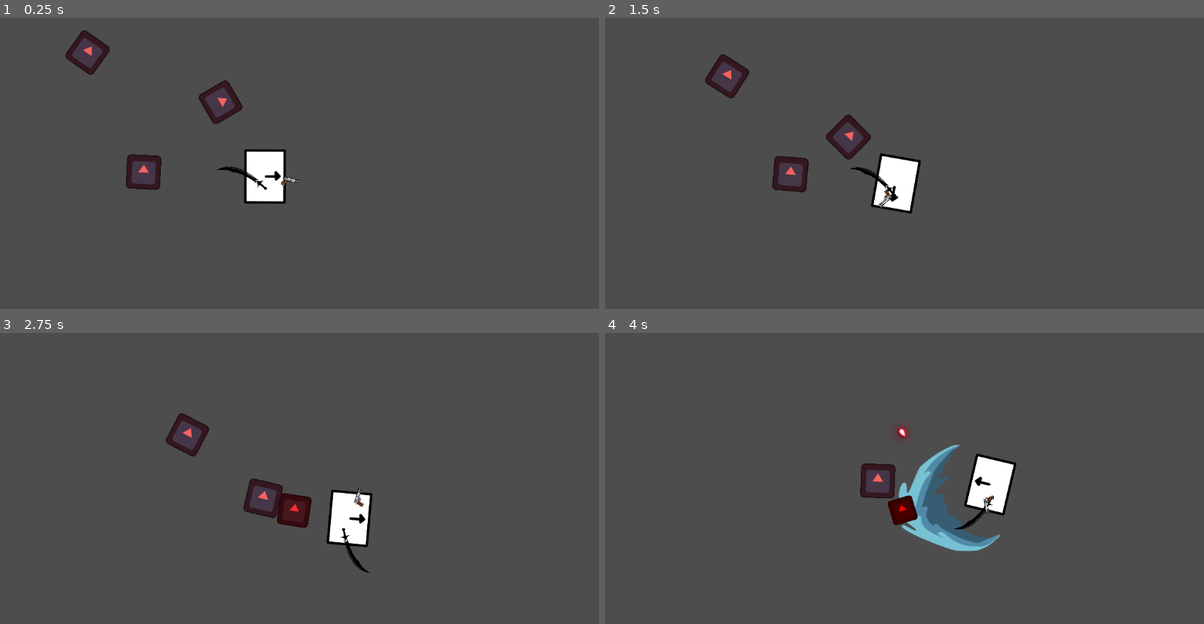
Above: before the commit, frames 1-4 (two rows, left to right).
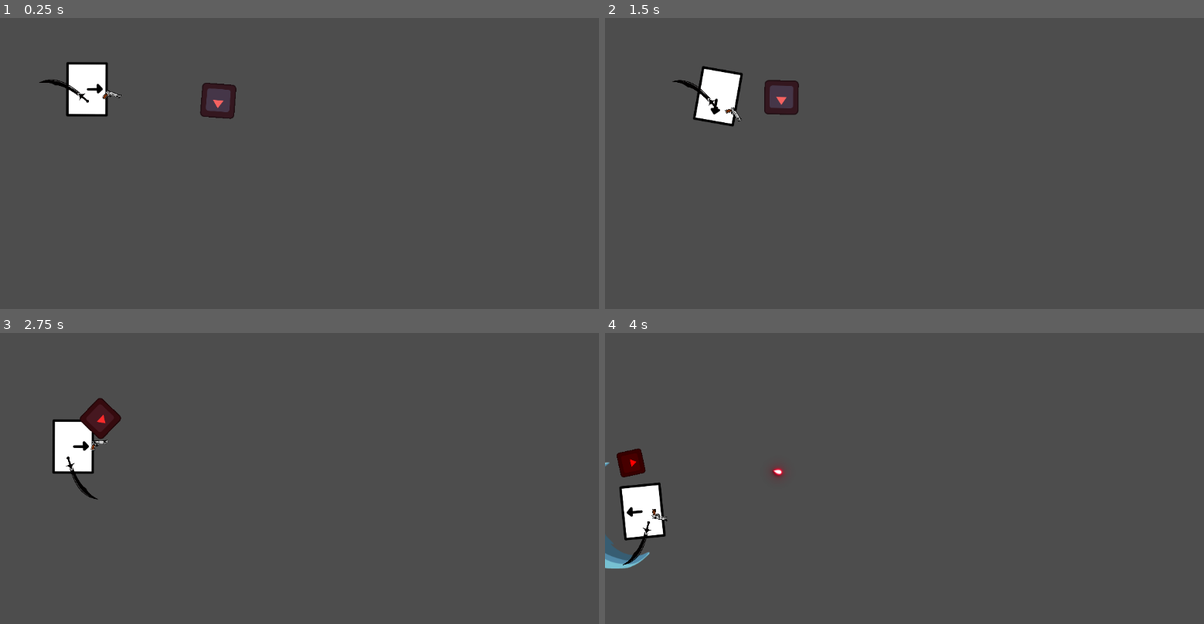
Above: after the commit, the same moments.

Repository: shafayatb/basic-2d-top-down-example
Game: Godot game, scene res://playground.tscn
Two runs of this game, one before a commit and one after it. Both use one fixed random seed, a clock stepped at 60 frames per second and the inputs below. The project has no main scene, so this scene is started directly. The engine's default icon, where the game draws it, is replaced by a stand-in: a white triangle on a blue panel in a dark square.
Inputs (mouse positions are in pixels of both pictures, inside the frame that each line leads up to):
- Up to frame 1 (0.25 s): no input
- Up to frame 2 (1.5 s): move the mouse to (1048, 175) at 0.52 s; hold D (Right) 0.53-1.28 s; click (1048, 175) at 0.6 s; move the mouse to (790, 210) at 1.27 s; hold Down (Down) from 1.28 s (still down); click (790, 210) at 1.35 s
- Up to frame 3 (2.75 s): move the mouse to (371, 429) at 2.02 s; release Down (Down) at 2.03 s; hold D (Right) from 2.03 s (still down); tap Ctrl (Dash) at 2.1 s; click (371, 429) at 2.3 s
- Up to frame 4 (4 s): move the mouse to (880, 574) at 2.77 s; release D (Right) at 2.78 s; hold W (Up) 2.78-3.53 s; tap X (Shoot) at 2.85 s; click (880, 574) at 3.05 s; move the mouse to (1096, 557) at 3.52 s; hold A (Left) from 3.53 s (still down); hold Q (SwitchTargets) from 3.53 s (still down); click (1096, 557) at 3.8 s

The runs differ from the first frame. In frame 1, 3.9% of the frame differs, in the area x 6-51%, y 4-64%; in frame 2, 4.1%; in frame 3, 4.6%; in frame 4, 6.5%, in the area x 0-69%, y 32-81%.

Commit message:
11. Start or combo attack

Diff:
--- a/attacks/sword_slash.tscn
+++ b/attacks/sword_slash.tscn
@@ -153,6 +153,7 @@
 libraries = {
 &"": SubResource("AnimationLibrary_uy0on")
 }
+speed_scale = 2.0
 
 [node name="Area2D" type="Area2D" parent="."]
 
--- a/playground.tscn
+++ b/playground.tscn
@@ -6,13 +6,7 @@
 [node name="Playground" type="Node2D"]
 
 [node name="Player" parent="." instance=ExtResource("1_rupst")]
-position = Vector2(494, 299)
+position = Vector2(161.99997, 135.99995)
 
 [node name="Enemy" parent="." instance=ExtResource("2_wt17y")]
 position = Vector2(410, 155)
-
-[node name="Enemy2" parent="." instance=ExtResource("2_wt17y")]
-position = Vector2(161, 63)
-
-[node name="Enemy3" parent="." instance=ExtResource("2_wt17y")]
-position = Vector2(265, 288)
--- a/weapons/states/sword_attack.gd
+++ b/weapons/states/sword_attack.gd
@@ -28,5 +28,4 @@
 		weapon.animation_tree.set("parameters/TimeScale/scale", slash_anim_length / sword_return_time)
 		weapon.playback.travel("SwordReturn")
 	elif anim_name == "sword_return":
-		print("changing to sword idle")
 		state_machine.change_state(StateTypes.State.SWORD_IDLE)
--- a/weapons/states/sword_idle.gd
+++ b/weapons/states/sword_idle.gd
@@ -13,5 +13,4 @@
 
 func handle_input(event: InputEvent):
 	if Input.is_action_just_pressed("Attack"):
-		print("attacking")
 		state_machine.change_state(StateTypes.State.SWORD_ATTACK)
--- a/weapons/states/weapon_animation_state_machine.tres
+++ b/weapons/states/weapon_animation_state_machine.tres
@@ -1,10 +1,13 @@
-[gd_resource type="AnimationNodeStateMachine" load_steps=8 format=3 uid="uid://b2jdi3wqteunp"]
+[gd_resource type="AnimationNodeStateMachine" load_steps=11 format=3 uid="uid://b2jdi3wqteunp"]
 
 [sub_resource type="AnimationNodeAnimation" id="AnimationNodeAnimation_oivwf"]
 animation = &"RESET"
 
 [sub_resource type="AnimationNodeAnimation" id="AnimationNodeAnimation_nisn2"]
 animation = &"slash"
+
+[sub_resource type="AnimationNodeAnimation" id="AnimationNodeAnimation_cync1"]
+animation = &"slash_1"
 
 [sub_resource type="AnimationNodeAnimation" id="AnimationNodeAnimation_5ogyc"]
 animation = &"sword_return"
@@ -18,11 +21,18 @@
 
 [sub_resource type="AnimationNodeStateMachineTransition" id="AnimationNodeStateMachineTransition_ieqn5"]
 
+[sub_resource type="AnimationNodeStateMachineTransition" id="AnimationNodeStateMachineTransition_a5vv2"]
+
+[sub_resource type="AnimationNodeStateMachineTransition" id="AnimationNodeStateMachineTransition_whib4"]
+
 [resource]
 states/Idle/node = SubResource("AnimationNodeAnimation_oivwf")
 states/Idle/position = Vector2(351, 59)
 states/Slash/node = SubResource("AnimationNodeAnimation_nisn2")
 states/Slash/position = Vector2(449, 181)
+states/Slash1/node = SubResource("AnimationNodeAnimation_cync1")
+states/Slash1/position = Vector2(636, 181)
 states/SwordReturn/node = SubResource("AnimationNodeAnimation_5ogyc")
 states/SwordReturn/position = Vector2(624, 72)
-transitions = ["Start", "Idle", SubResource("AnimationNodeSt …(226 unchanged characters)… mationNodeStateMachineTransition_ieqn5")]
+transitions = ["Start", "Idle", SubResource("AnimationNodeSt …(226 unchanged characters)… mationNodeStateMachineTransition_ieqn5"), "Slash", "Slash1", SubResource("AnimationNodeStateMachineTransition_a5vv2"), "Slash1", "SwordReturn", SubResource("AnimationNodeStateMachineTransition_whib4")]
+graph_offset = Vector2(0, 36.337074)
--- a/weapons/sword.gd
+++ b/weapons/sword.gd
@@ -15,19 +15,34 @@
 	player = get_tree().get_first_node_in_group("Player")
 	animation_tree.active = true
 
-func spawn_slash():
+func spawn_slash(anim_name: String):
 	var sword_slash = sword_slash_preload.instantiate()
 	var facing_dir: Vector2
+
 	if player.targeting_system.is_locked_on:
-		facing_dir = player.targeting_system.get_direction_to_enemy()
+		var dir_to_target = player.targeting_system.get_direction_to_enemy()
+		facing_dir = Vector2(sign(dir_to_target.x), 0)
 	else:
 		facing_dir = player.input_direction
 		if facing_dir == Vector2.ZERO:
 			facing_dir = Vector2(player.last_facing_x, 0)
+		else:
+			facing_dir = Vector2(sign(facing_dir.x) if facing_dir.x != 0 else player.last_facing_x, 0)
+
+	if facing_dir.x == 0:
+		facing_dir.x = player.last_facing_x
 
 	sword_slash.direction = facing_dir + player.global_position
-	if facing_dir.x == -1:
-		sword_slash.scale = Vector2(1.0,-1.0)
+
+	if anim_name == "Slash":
+		sword_slash.scale = Vector2(1.0, 1.0)
+		if facing_dir.x == -1:
+			sword_slash.scale = Vector2(1.0, -1.0)
+	elif anim_name == "Slash_1":
+		sword_slash.scale = Vector2(1.0, -1.0)
+		if facing_dir.x == -1:
+			sword_slash.scale = Vector2(1.0, 1.0)
+
 	sword_slash.global_position = player.global_position
 	sword_slash.get_node("AnimationPlayer").speed_scale = \
 		sword_slash.get_node("AnimationPlayer").get_animation("show_slash").length / sword_attack.slash_time
--- a/weapons/sword.tscn
+++ b/weapons/sword.tscn
@@ -72,7 +72,7 @@
 "times": PackedFloat32Array(0.05),
 "transitions": PackedFloat32Array(1),
 "values": [{
-"args": [],
+"args": ["Slash"],
 "method": &"spawn_slash"
 }]
 }
@@ -106,17 +106,61 @@
 "values": [Vector2(-0.28, 0.295), Vector2(-0.3, 0.3)]
 }
 
+[sub_resource type="Animation" id="Animation_61ffb"]
+resource_name = "slash_1"
+length = 0.3
+step = 0.05
+tracks/0/type = "value"
+tracks/0/imported = false
+tracks/0/enabled = true
+tracks/0/path = NodePath("Schimter:rotation")
+tracks/0/interp = 1
+tracks/0/loop_wrap = true
+tracks/0/keys = {
+"times": PackedFloat32Array(0, 0.25),
+"transitions": PackedFloat32Array(0.5, -2),
+"update": 0,
+"values": [-1.2601277, -3.6651917]
+}
+tracks/1/type = "value"
+tracks/1/imported = false
+tracks/1/enabled = true
+tracks/1/path = NodePath("Schimter:scale")
+tracks/1/interp = 1
+tracks/1/loop_wrap = true
+tracks/1/keys = {
+"times": PackedFloat32Array(0, 0.3),
+"transitions": PackedFloat32Array(0.5, 0.5),
+"update": 0,
+"values": [Vector2(0.3, 0.3), Vector2(0.28000003, 0.295)]
+}
+tracks/2/type = "method"
+tracks/2/imported = false
+tracks/2/enabled = true
+tracks/2/path = NodePath(".")
+tracks/2/interp = 1
+tracks/2/loop_wrap = true
+tracks/2/keys = {
+"times": PackedFloat32Array(0.05),
+"transitions": PackedFloat32Array(1),
+"values": [{
+"args": ["Slash_1"],
+"method": &"spawn_slash"
+}]
+}
+
 [sub_resource type="AnimationLibrary" id="AnimationLibrary_5ogyc"]
 _data = {
 &"RESET": SubResource("Animation_oivwf"),
 &"slash": SubResource("Animation_iuva7"),
+&"slash_1": SubResource("Animation_61ffb"),
 &"sword_return": SubResource("Animation_nisn2")
 }
 
 [sub_resource type="AnimationNodeTimeScale" id="AnimationNodeTimeScale_61ffb"]
 
 [sub_resource type="AnimationNodeBlendTree" id="AnimationNodeBlendTree_8ssqk"]
-graph_offset = Vector2(-395.9926, 48.120407)
+graph_offset = Vector2(-392.7267, 98.66585)
 nodes/output/position = Vector2(540, 200)
 nodes/WeaponStates/node = ExtResource("3_61ffb")
 nodes/WeaponStates/position = Vector2(-95.07724, 163.75403)
@@ -141,6 +185,7 @@
 }
 
 [node name="AnimationTree" type="AnimationTree" parent="."]
+active = false
 tree_root = SubResource("AnimationNodeBlendTree_8ssqk")
 anim_player = NodePath("../AnimationPlayer")
 parameters/TimeScale/scale = 1.0
Not shown: 1 places in weapons/sword.tscn that only renumber resources
